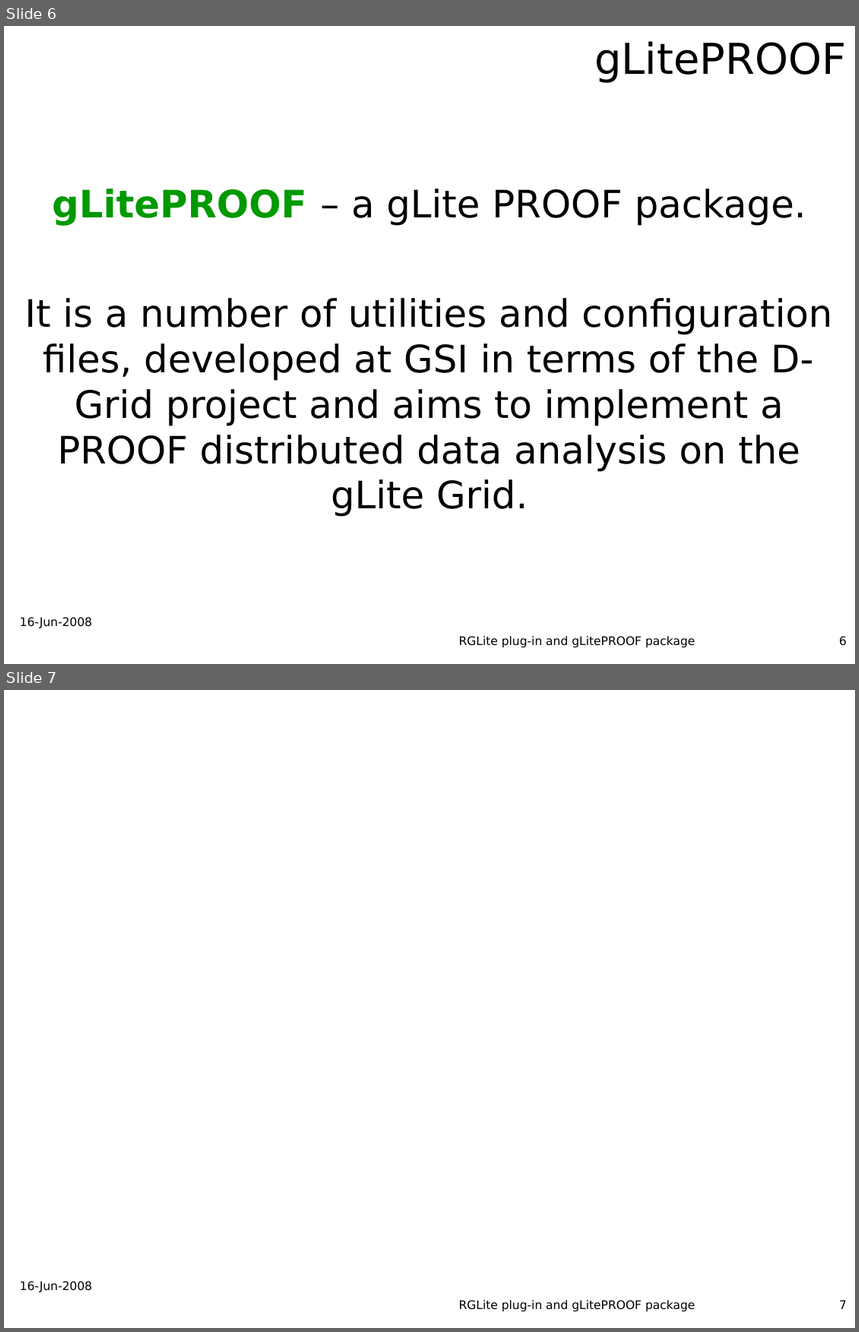
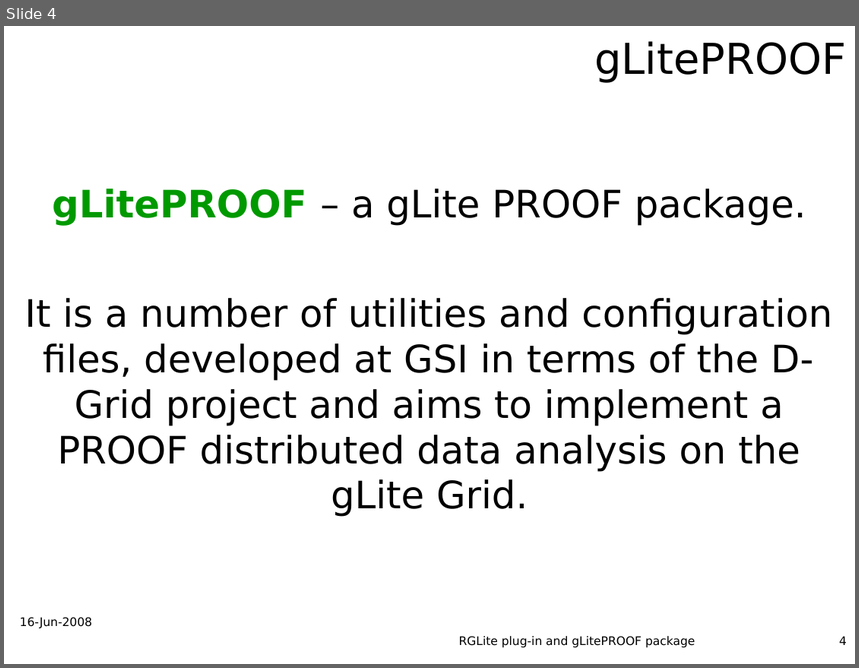
Before and after one commit to AnarManafov/PoDDocumentation, a slide deck: CHEP/CHEP2009/CHEP2009-PoD-AnarManafov.ppt. Shown one above the other, each under a label of ours: slides 6 and 7 before the commit, slide 4 after it. The pictures are 859x1332 and 859x668 pixels, drawn with LibreOffice and Linux fonts; fonts in the diff are those of the drawing; background and template pictures are left out. Boxes give left, top, right and bottom in pixels: in the first picture for what was removed or moved away, otherwise in the second. Text is boxed around its words. In the diff, an @@ line names an element or a change of style, - is before the commit and + after.

```diff
--- a/CHEP/CHEP2009/CHEP2009-PoD-AnarManafov.ppt
+++ b/CHEP/CHEP2009/CHEP2009-PoD-AnarManafov.ppt
@@ slide 7 removed at (4, 690, 855, 1328), background picture (left out) @@
@@ text removed at (20, 1281, 92, 1293) @@
-16-Jun-2008
@@ text removed at (459, 1300, 695, 1312) @@
-RGLite plug-in and gLitePROOF package
@@ page number removed at (839, 1300, 847, 1309) @@
-7
@@ what was slide 6 is now slide 4 @@
@@ page number at (839, 636, 847, 645): text changed @@
-6
+4
```
Also in this commit, not shown: 2 slides changed, 2 other slides removed.
